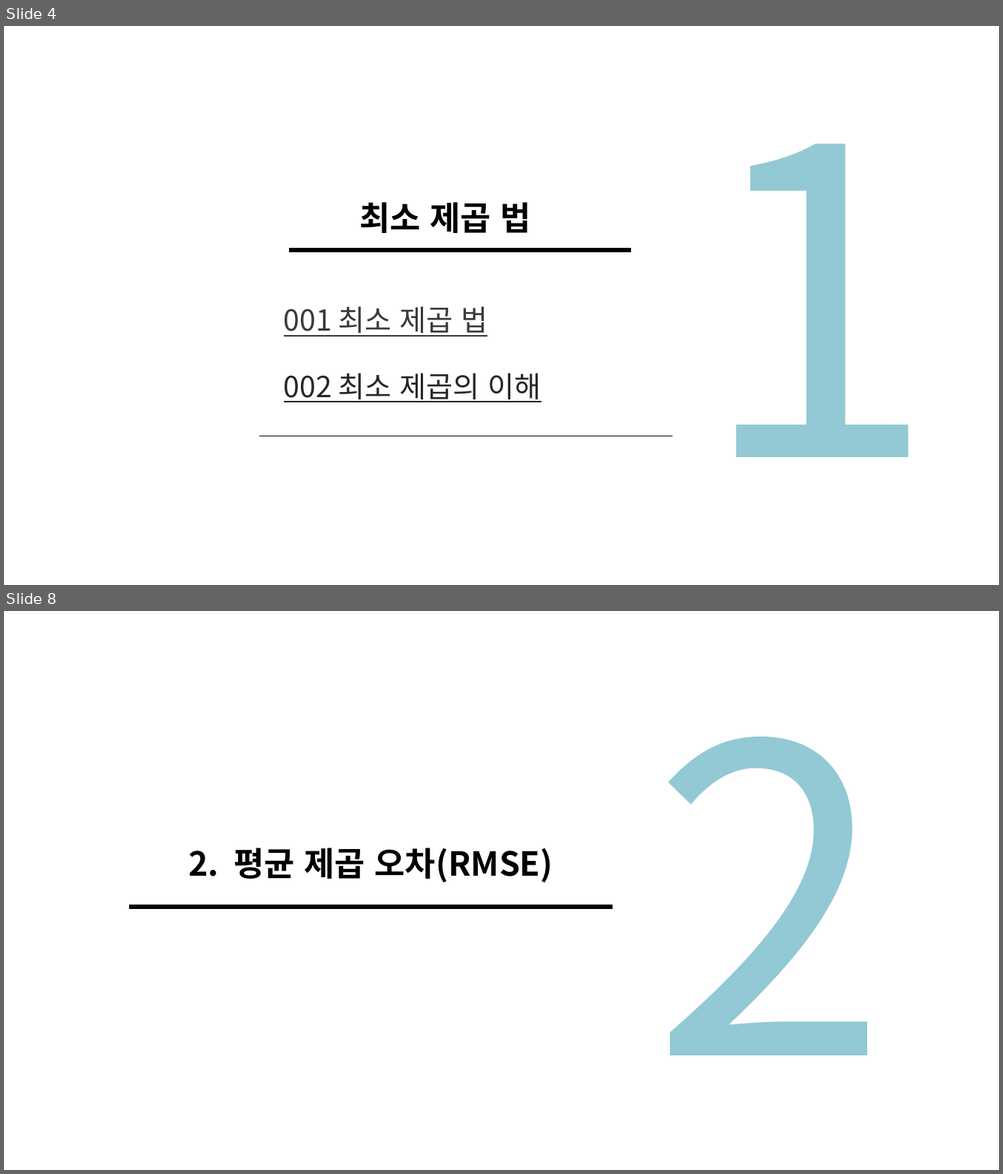
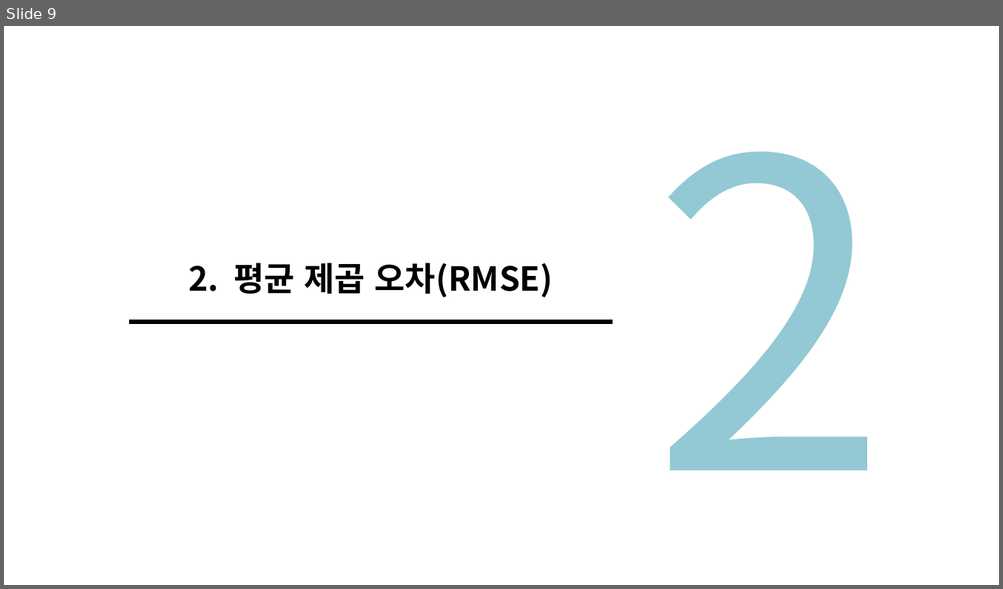
Before and after one commit to nqwrt/ai_doucument, a slide deck: AI-너를 사랑한-XG부스트.pptx. Shown one above the other, each under a label of ours: slides 4 and 8 before the commit, slide 9 after it; the slides between them are not shown. The pictures are 1003x1174 and 1003x589 pixels, drawn with LibreOffice and Linux fonts; fonts in the diff are those of the drawing. Boxes give left, top, right and bottom in pixels: in the first picture for what was removed or moved away, otherwise in the second. Text is boxed around its words. In the diff, an @@ line names an element or a change of style, - is before the commit and + after.

```diff
--- a/AI-너를 사랑한-XG부스트.pptx
+++ b/AI-너를 사랑한-XG부스트.pptx
@@ slide 4 removed at bbox=[4, 26, 999, 585], background #FFFFFF @@
@@ text removed at bbox=[698, 144, 936, 457] @@
-1
@@ text removed at bbox=[359, 202, 530, 233] @@
-최소 제곱 법
@@ line removed from (289, 250) to (632, 250) @@
@@ text removed at bbox=[284, 306, 487, 337] @@
-001 최소 제곱 법
@@ text removed at bbox=[284, 373, 540, 403] @@
-002 최소 제곱의 이해
@@ line removed from (260, 437) to (672, 437) @@
@@ what was slide 8 is now slide 9 @@
```
Also in this commit, not shown: 2 slides changed, 6 slides added, 4 other slides removed.
